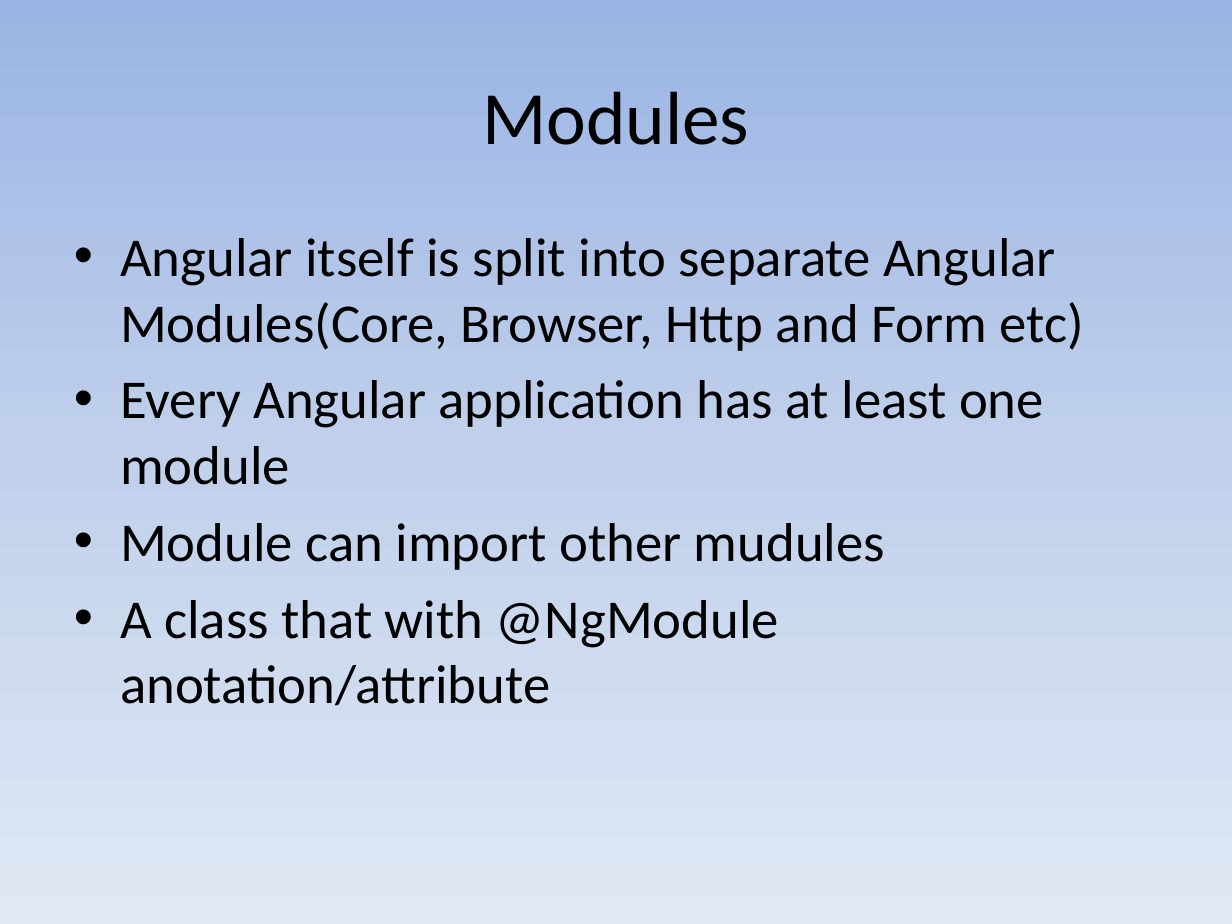
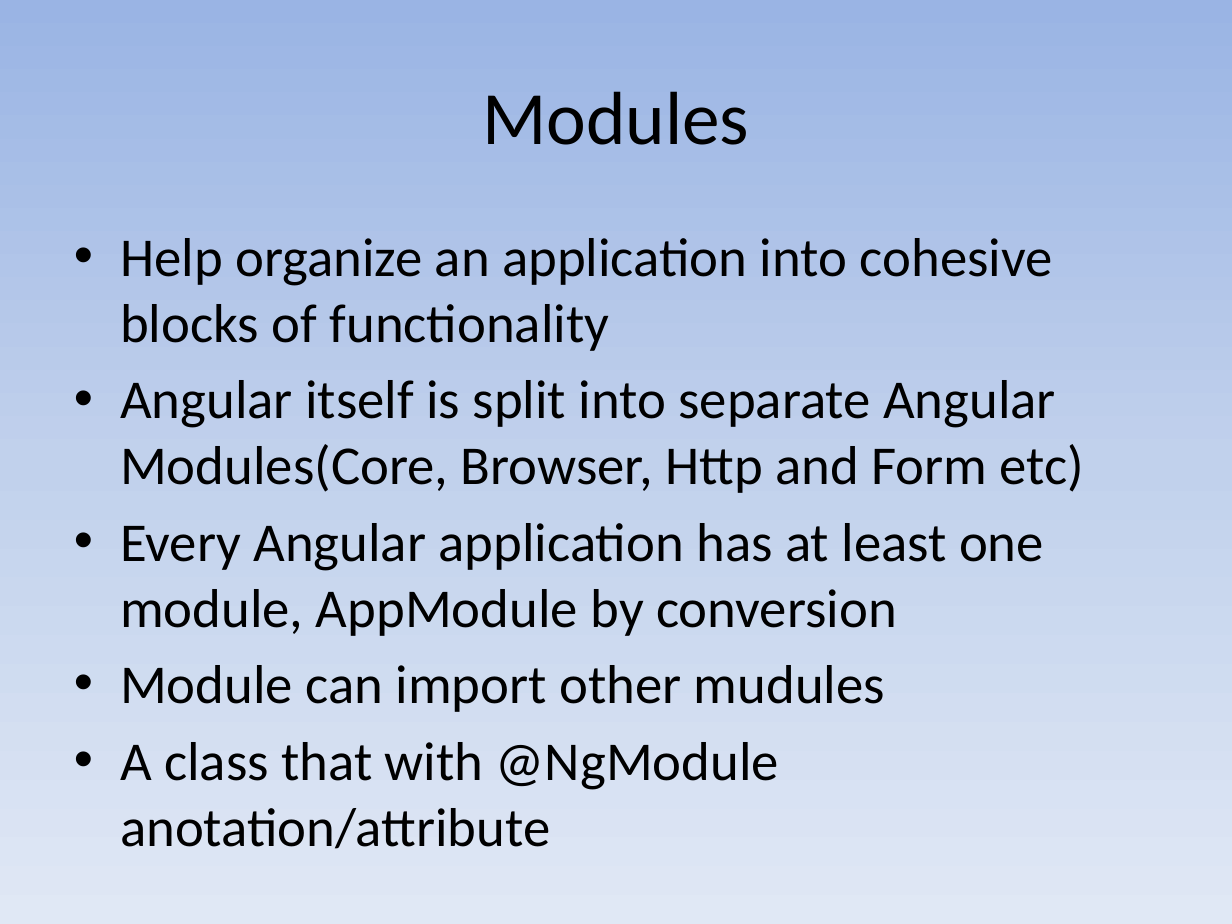
Before and after one commit to mayuanyang/HelloAngular2, a slide deck: slide 7 of angular2.pptx (slide 6 before the commit). Drawn at 1232x924 pixels with LibreOffice and Linux fonts; fonts in the diff are those of the drawing. Boxes give left, top, right and bottom in pixels: in the first picture for what was removed or moved away, otherwise in the second. Text is boxed around its words. In the diff, an @@ line names an element or a change of style, - is before the commit and + after.

Commit message:
Update ppt

```diff
--- a/angular2.pptx
+++ b/angular2.pptx
@@ text at box(120, 238, 1053, 351): paragraph added @@
+• Help organize an application into cohesive blocks of functionality
@@ text at box(120, 523, 1044, 636): text changed @@
-• Every Angular application has at least one module
+• Every Angular application has at least one module, AppModule by conversion
```
Also in this commit, not shown: 2 other slides changed, 2 slides added.
